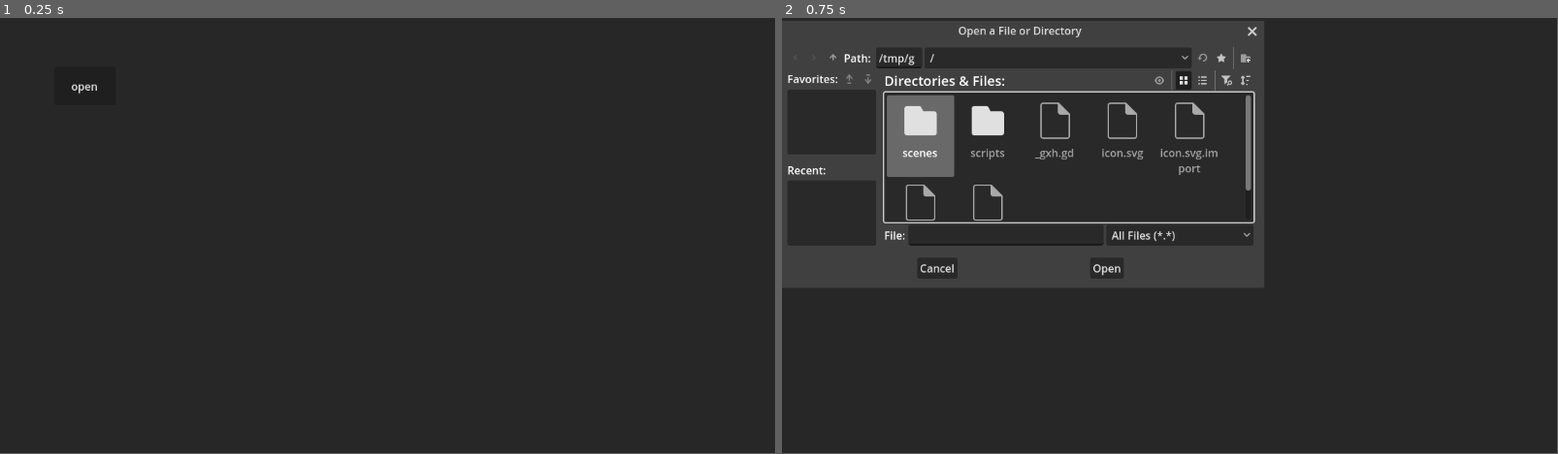
Above: before the commit, frames 1-2 (left to right).
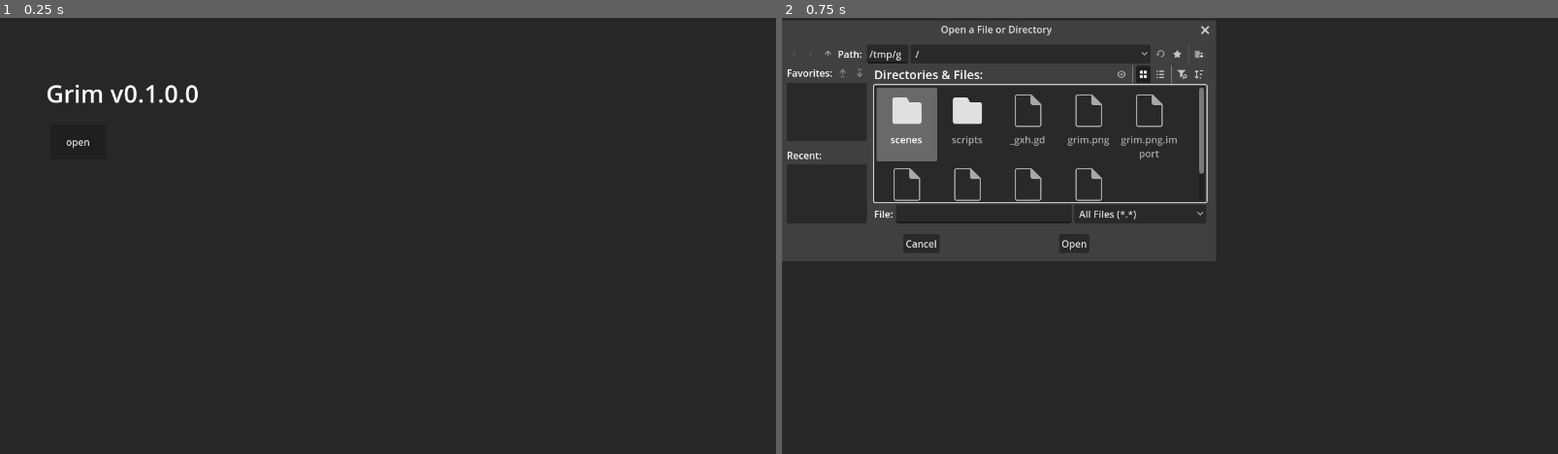
Above: after the commit, the same moments.

Repository: DexonRax/grim-godot
Game: Godot game, scene res://scenes/grim.tscn
The game is run twice, just before and just after one commit, with the same random seed, the same clock (stepped at 60 frames per second) and the same inputs.
Inputs:
- Up to frame 1 (0.25 s): no input
- Up to frame 2 (0.75 s): click "open" at 0.5 s
In our replay, the window is 799x449 before the commit and 800x450 after it. These sizes can differ from the game's own. Grey fills any space a smaller window leaves; there, only what the larger window draws over its background counts as a difference.

The runs differ from the first frame. In frame 1, 0.4% of the frame differs, in the area x 6-26%, y 15-30%; in frame 2, 11%, in the area x 0-63%, y 0-62%.

Commit message:
v0.1.0.0

Diff:
--- a/project.godot
+++ b/project.godot
@@ -10,7 +10,14 @@
 
 [application]
 
-config/name="grim-godot"
+config/name="Grim"
+config/version="0.1.0.0"
 run/main_scene="uid://b0qd8vsdufu8"
 config/features=PackedStringArray("4.5", "Forward Plus")
-config/icon="res://icon.svg"
+boot_splash/show_image=false
+config/icon="uid://cc5pw1bhipqwl"
+
+[display]
+
+window/size/viewport_width=1280
+window/size/viewport_height=720
--- a/scenes/grim.tscn
+++ b/scenes/grim.tscn
@@ -1,8 +1,14 @@
-[gd_scene load_steps=4 format=3 uid="uid://b0qd8vsdufu8"]
+[gd_scene load_steps=5 format=3 uid="uid://b0qd8vsdufu8"]
 
 [ext_resource type="Script" uid="uid://g6yuoe22e35r" path="res://scripts/grim.gd" id="1_5qr7r"]
 [ext_resource type="Script" uid="uid://5508guyn4no6" path="res://scripts/main_menu.gd" id="2_ukegr"]
 [ext_resource type="Script" uid="uid://dc1j1bvtqx0h5" path="res://scripts/editor_space.gd" id="3_7ucks"]
+
+[sub_resource type="CodeHighlighter" id="CodeHighlighter_5qr7r"]
+number_color = Color(0, 0, 0.890196, 1)
+symbol_color = Color(0.909804, 0.713726, 0, 1)
+function_color = Color(0.977465, 0.278909, 0.788214, 1)
+member_variable_color = Color(0, 0.819608, 0, 1)
 
 [node name="Grim" type="Control"]
 layout_mode = 3
@@ -34,10 +40,10 @@
 
 [node name="OpenFileButton" type="Button" parent="MainMenu"]
 layout_mode = 0
-offset_left = 81.0
-offset_top = 73.0
-offset_right = 172.0
-offset_bottom = 130.0
+offset_left = 84.0
+offset_top = 176.0
+offset_right = 175.0
+offset_bottom = 233.0
 text = "open"
 
 [node name="OpenFileDialog" type="FileDialog" parent="MainMenu"]
@@ -46,6 +52,15 @@
 ok_button_text = "Open"
 file_mode = 3
 access = 2
+
+[node name="AppLabel" type="Label" parent="MainMenu"]
+layout_mode = 0
+offset_left = 76.0
+offset_top = 97.0
+offset_right = 321.0
+offset_bottom = 153.0
+theme_override_font_sizes/font_size = 40
+text = "Grim v0.0.0.0"
 
 [node name="EditorSpace" type="Control" parent="."]
 layout_mode = 1
@@ -56,21 +71,22 @@
 grow_vertical = 2
 script = ExtResource("3_7ucks")
 
-[node name="CodeEdit" type="CodeEdit" parent="EditorSpace"]
+[node name="SplitContainer" type="SplitContainer" parent="EditorSpace"]
 layout_mode = 1
 anchors_preset = 15
 anchor_right = 1.0
 anchor_bottom = 1.0
-offset_left = 238.0
 grow_horizontal = 2
 grow_vertical = 2
+split_offset = 32
+dragging_enabled = false
+dragger_visibility = 2
+vertical = true
 
-[node name="Panel" type="Panel" parent="EditorSpace"]
-layout_mode = 0
-offset_right = 236.0
-offset_bottom = 648.0
+[node name="MenuBar" type="MenuBar" parent="EditorSpace/SplitContainer"]
+layout_mode = 2
 
-[node name="FileTree" type="Tree" parent="EditorSpace/Panel"]
+[node name="MenuButton" type="MenuButton" parent="EditorSpace/SplitContainer/MenuBar"]
 layout_mode = 1
 anchors_preset = 15
 anchor_right = 1.0
@@ -78,7 +94,45 @@
 grow_horizontal = 2
 grow_vertical = 2
 
+[node name="SplitContainer" type="SplitContainer" parent="EditorSpace/SplitContainer"]
+layout_mode = 2
+split_offset = 200
+dragger_visibility = 2
+
+[node name="Panel" type="Panel" parent="EditorSpace/SplitContainer/SplitContainer"]
+layout_mode = 2
+
+[node name="FileTree" type="Tree" parent="EditorSpace/SplitContainer/SplitContainer/Panel"]
+layout_mode = 1
+anchors_preset = 15
+anchor_right = 1.0
+anchor_bottom = 1.0
+grow_horizontal = 2
+grow_vertical = 2
+
+[node name="SplitContainer" type="SplitContainer" parent="EditorSpace/SplitContainer/SplitContainer"]
+layout_mode = 2
+split_offset = 36
+dragging_enabled = false
+dragger_visibility = 2
+vertical = true
+
+[node name="FilesTab" type="ItemList" parent="EditorSpace/SplitContainer/SplitContainer/SplitContainer"]
+layout_mode = 2
+max_columns = 14
+
+[node name="CodeEdit" type="CodeEdit" parent="EditorSpace/SplitContainer/SplitContainer/SplitContainer"]
+layout_mode = 2
+theme_override_colors/background_color = Color(0, 0, 0, 1)
+syntax_highlighter = SubResource("CodeHighlighter_5qr7r")
+highlight_all_occurrences = true
+code_completion_enabled = true
+indent_automatic = true
+auto_brace_completion_enabled = true
+auto_brace_completion_highlight_matching = true
+
 [connection signal="pressed" from="MainMenu/OpenFileButton" to="MainMenu" method="_on_open_file_button_pressed"]
 [connection signal="dir_selected" from="MainMenu/OpenFileDialog" to="MainMenu" method="_on_open_file_dialog_dir_selected"]
 [connection signal="file_selected" from="MainMenu/OpenFileDialog" to="MainMenu" method="_on_open_file_dialog_file_selected"]
-[connection signal="cell_selected" from="EditorSpace/Panel/FileTree" to="EditorSpace" method="_on_file_tree_cell_selected"]
+[connection signal="cell_selected" from="EditorSpace/SplitContainer/SplitContainer/Panel/FileTree" to="EditorSpace" method="_on_file_tree_cell_selected"]
+[connection signal="item_clicked" from="EditorSpace/SplitContainer/SplitContainer/SplitContainer/FilesTab" to="EditorSpace" method="_on_files_tab_item_clicked"]
--- a/scripts/editor_space.gd
+++ b/scripts/editor_space.gd
@@ -1,10 +1,18 @@
 extends Control
 
 @onready var Grim: Control = $".."
-@onready var code_edit: CodeEdit = $CodeEdit
-@onready var file_tree: Tree = $Panel/FileTree
+@onready var code_edit: CodeEdit = $SplitContainer/SplitContainer/SplitContainer/CodeEdit
+@onready var file_tree: Tree = $SplitContainer/SplitContainer/Panel/FileTree
+@onready var files_tab: ItemList = $SplitContainer/SplitContainer/SplitContainer/FilesTab
 
 func _on_file_tree_cell_selected() -> void:
-	var path = file_tree.get_root().get_text(0) + "/" + file_tree.get_selected().get_text(0)
+	if file_tree.get_selected() != file_tree.get_root():
+		var path = file_tree.get_root().get_text(0) + "/" + file_tree.get_selected().get_text(0)
+		print(path)
+		Grim.load_file(path)
+		Grim.add_file_to_tab(path)
+
+func _on_files_tab_item_clicked(index: int, _at_position: Vector2, _mouse_button_index: int) -> void:
+	var path = file_tree.get_root().get_text(0) + "/" + files_tab.get_item_text(index)
 	print(path)
 	Grim.load_file(path)
--- a/scripts/grim.gd
+++ b/scripts/grim.gd
@@ -31,3 +31,10 @@
 	for file in files:
 		var child = editor_space.file_tree.create_item(root)
 		child.set_text(0, file)
+
+func add_file_to_tab(path: String):
+	var file = path.split("/")[-1]
+	for i in editor_space.files_tab.item_count:
+		if file == editor_space.files_tab.get_item_text(i):
+			return
+	editor_space.files_tab.add_item(file)
--- a/scripts/main_menu.gd
+++ b/scripts/main_menu.gd
@@ -1,6 +1,9 @@
 extends Control
 
 @onready var Grim: Control = $".."
+
+func _ready() -> void:
+	$AppLabel.set_text("Grim v"+ProjectSettings.get_setting("application/config/version"))
 
 func _on_open_file_button_pressed() -> void:
 	$OpenFileDialog.popup()
Binary file added: grim.png
Not shown, added: grim.png.import
